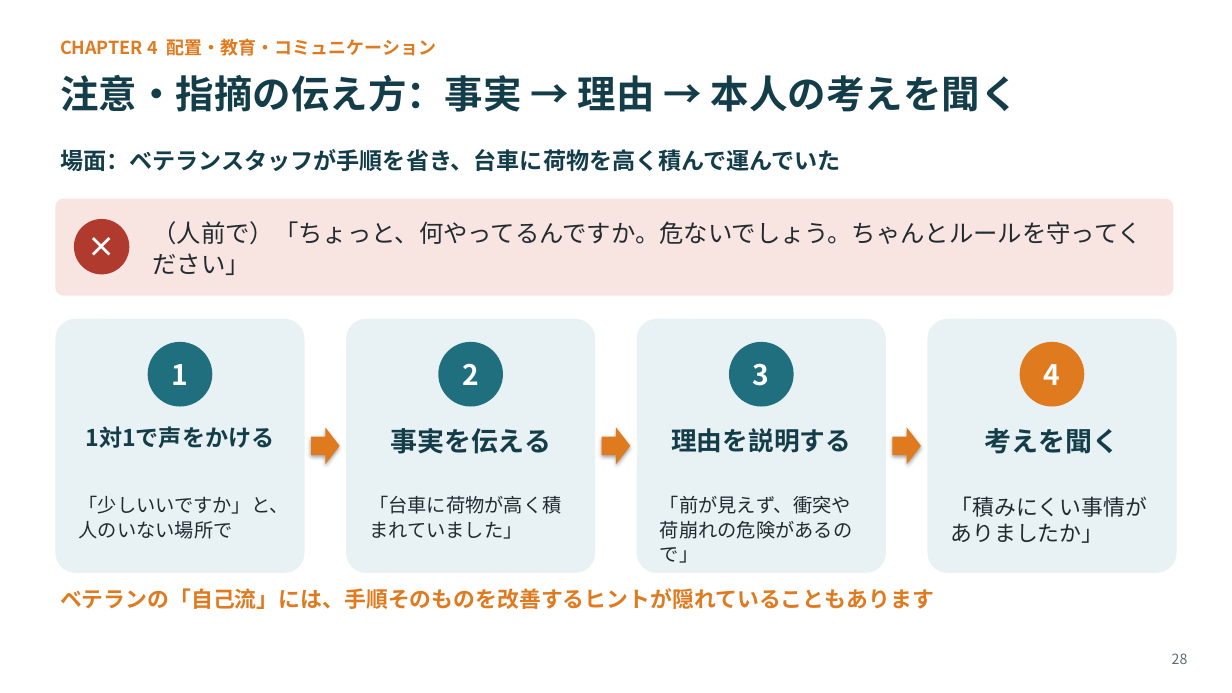
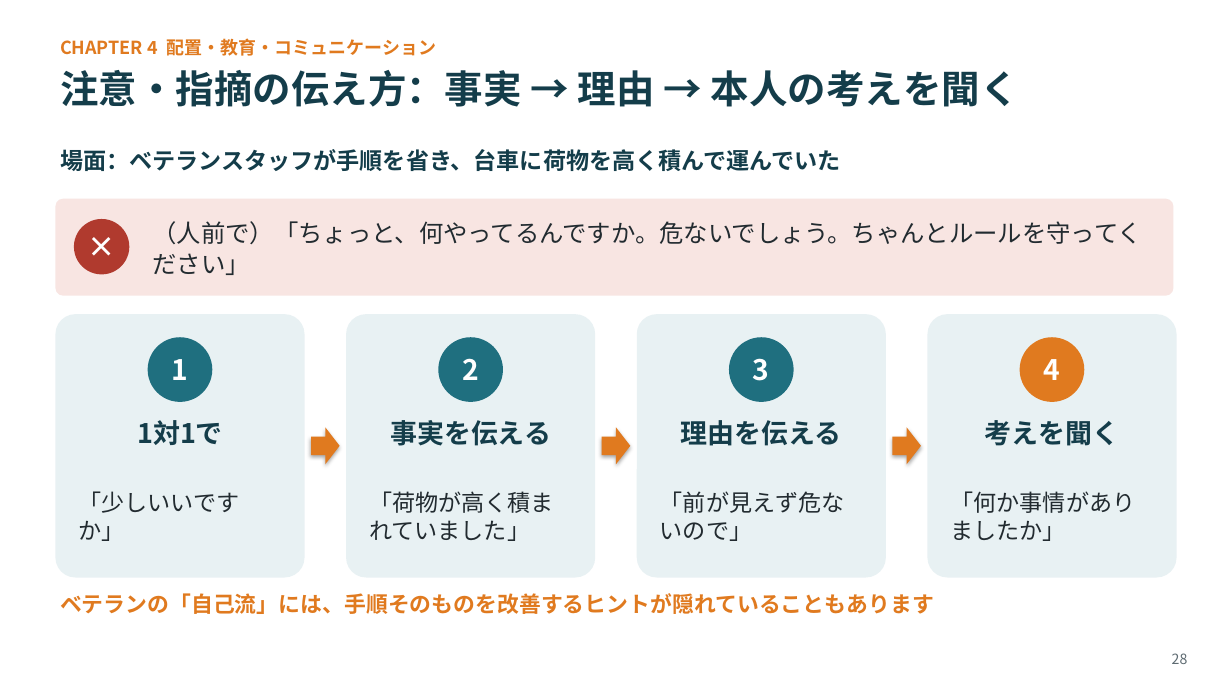
Before and after one commit to lastradezanpano/Udemy, a slide deck: slide 28 of 高齢者雇用研修/物流現場の高齢者雇用_研修スライド_v1.0.pptx. Drawn at 1232x693 pixels with LibreOffice and Linux fonts; fonts in the diff are those of the drawing. Boxes give left, top, right and bottom in pixels: in the first picture for what was removed or moved away, otherwise in the second. Text is boxed around its words. In the diff, an @@ line names an element or a change of style, - is before the commit and + after.

```diff
--- a/高齢者雇用研修/物流現場の高齢者雇用_研修スライド_v1.0.pptx
+++ b/高齢者雇用研修/物流現場の高齢者雇用_研修スライド_v1.0.pptx
@@ text "注意・指摘の伝え方：事実 → 理由 → 本人の考えを聞く" at [60,70,1019,107]: line spacing 38pt to 34pt @@
@@ rounded rectangle: place and size @@
-rounded rectangle at [55,319,305,573]
+rounded rectangle at [55,314,305,578]
@@ rounded rectangle: place and size @@
-rounded rectangle at [347,319,596,573]
+rounded rectangle at [347,314,596,578]
@@ rounded rectangle: place and size @@
-rounded rectangle at [637,319,886,573]
+rounded rectangle at [637,314,886,578]
@@ rounded rectangle: place and size @@
-rounded rectangle at [928,319,1177,573]
+rounded rectangle at [928,314,1177,578]
@@ 4 ellipses: place and size @@
-4 ellipses at [148,342,1085,407]
+4 ellipses at [148,337,1085,402]
@@ text "事実を伝える" at [390,420,551,446]: line spacing 26pt to 24pt @@
@@ text "考えを聞く" at [985,420,1120,446]: line spacing 26pt to 24pt @@
@@ text at [137,420,223,445]: text changed; size 18 to 21 pt @@
-1対1で声をかける
+1対1で
@@ text at [681,420,842,446]: text changed; size 20 to 21 pt @@
-理由を説明する
+理由を伝える
@@ text at [79,491,240,541]: text changed; size 15 to 18 pt @@
-「少しいいですか」と、人のいない場所で
+「少しいいですか」
@@ text at [369,491,554,541]: text changed; size 15 to 18 pt @@
-「台車に荷物が高く積まれていました」
+「荷物が高く積まれていました」
@@ text at [660,491,845,541]: text changed; size 15 to 18 pt @@
-「前が見えず、衝突や荷崩れの危険があるので」
+「前が見えず危ないので」
@@ text at [951,491,1136,541]: text changed; size 17 to 18 pt @@
-「積みにくい事情がありましたか」
+「何か事情がありましたか」
@@ text "ベテランの「自己流」には、手順そのものを改善するヒントが隠れていることもあります": place and size @@
-text "ベテランの「自己流」には、手順そのものを改善するヒントが隠れていることもあります" at [60,588,934,609]
+text "ベテランの「自己流」には、手順そのものを改善するヒントが隠れていることもあります" at [60,593,934,614]
```
Also in this commit, not shown: 37 other slides changed, 3 other files.
